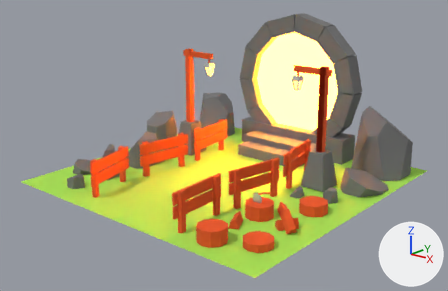
A saved change to the Blender file 36-CreatingASceneInBlender/resources/portal.blend.
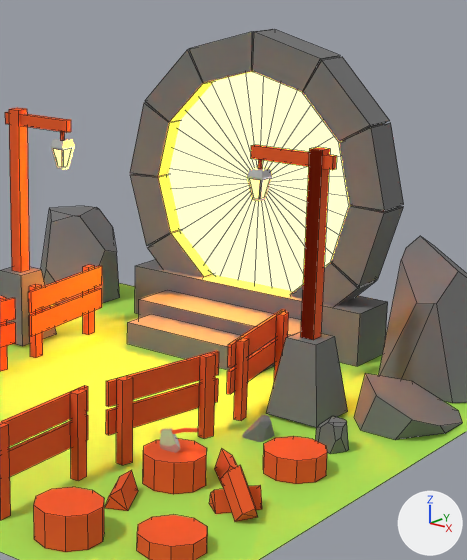
There are two pictures of each version: one whole from a 50 mm camera at (5.2, -6.21, 2.96) aimed at (0.06, -0.18, 0.5), one close up on the part from 40% to 87% of the width and 0% to 86% of the height. Arrows for +X, +Y and +Z are at lower right; the lights stay in place. The close-ups show mesh edges as thin lines.

In view in the first close-up: 'Base.001', 'Brick.007', 'Brick.008', 'Cube.002', 'Cube.006', 'Floor', 'Light.001', 'Light.002', 'Pole.001', 'PortalLight', 'Rock.001', 'Rock.002', 'Rock.004', 'Stairs.001'.
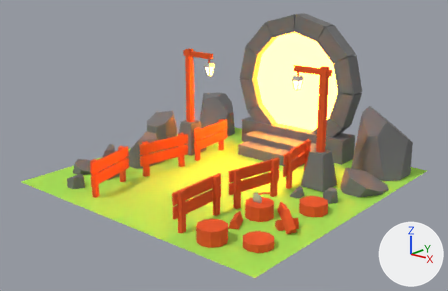
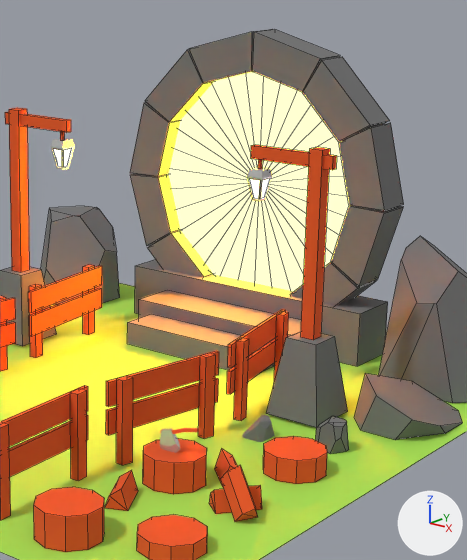
Patch to the scene script:
```diff
--- a/36-CreatingASceneInBlender/resources/portal.blend.py
+++ b/36-CreatingASceneInBlender/resources/portal.blend.py
@@ mat_lampemission @@
 mat_lampemission.base_color = (1.0, 0.252, 0.0569)  # orange #ff8943
-mat_lampemission.strength = 8.0
+mat_lampemission.strength = 32.8
@@ me_pole_001 @@
 me_pole_001.from_pydata(...)  # 36 vertices, 16 faces, 7 loose edges; spans x -0.286..0.262, y -0.036..0.049, z -0.811..0.295
 # used by ob_pole_001; location = (0.998, 0.461, 1.299)
+# me_pole_001 part 1: the loose piece of 4 vertices spanning x 0.12..0.205, y -0.036, z -0.811..0.295 is deleted
 me_pole_001.materials.append(mat_wood)
```

Boxes (x1, y1, x2, y2) around the edits, measured in the close-ups (467 x 560 px):
'Light.001', surface changed: (250, 179, 269, 199) in both
'Light.002', surface changed: (54, 149, 71, 167) in both
part 1 of me_pole_001, deleted: before (301, 149, 322, 340)
